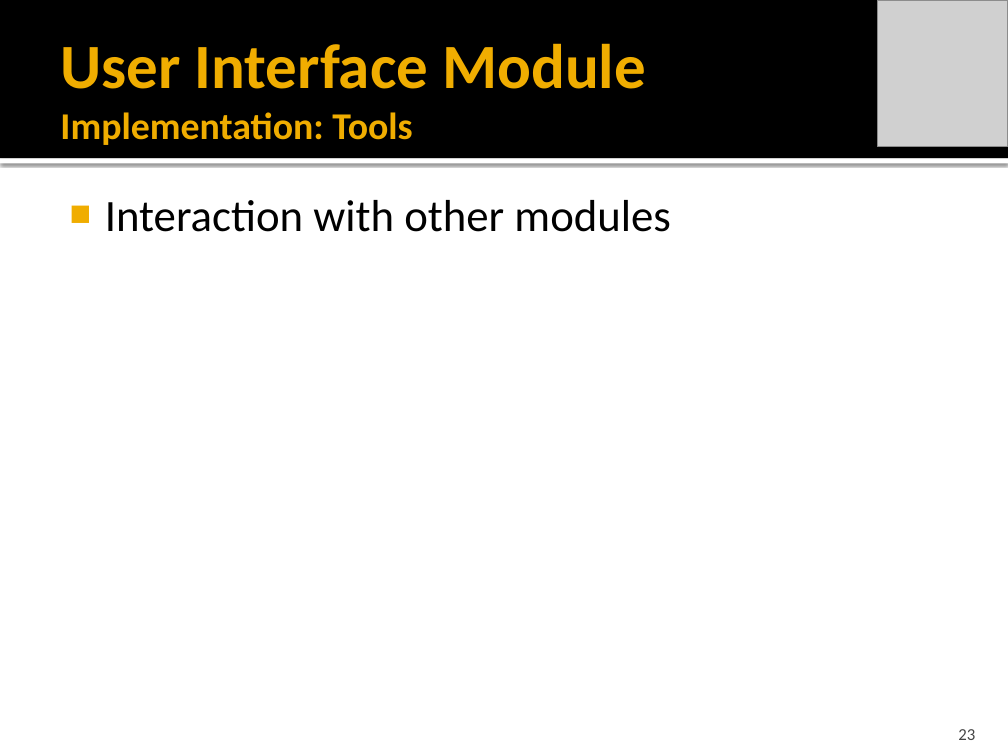
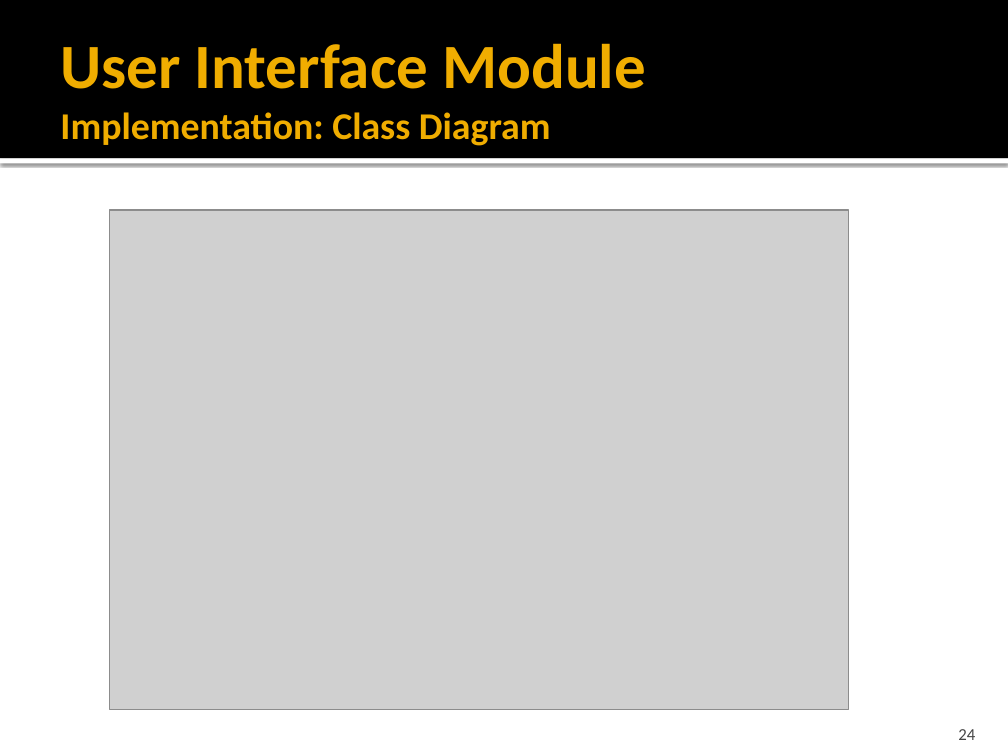
Before and after one commit to idxExtropy/duel-reality, a slide deck: slide 24 of Docs/DUEL REALITY .pptx (slide 23 before the commit). Drawn at 1008x756 pixels with LibreOffice and Linux fonts; fonts in the diff are those of the drawing; grey boxes stand for pictures. Boxes give left, top, right and bottom in pixels: in the first picture for what was removed or moved away, otherwise in the second. Text is boxed around its words. In the diff, an @@ line names an element or a change of style, - is before the commit and + after.

```diff
--- a/Docs/DUEL REALITY .pptx
+++ b/Docs/DUEL REALITY .pptx
@@ picture removed at (877, 0, 1008, 146) @@
@@ title at (60, 43, 646, 146): text changed @@
-User Interface Module
-Implementation: Tools
+User Interface Module
+Implementation: Class Diagram
@@ text removed at (105, 200, 671, 232) @@
-■ Interaction with other modules
@@ picture added at (109, 210, 848, 709) @@
@@ page number at (958, 729, 975, 740): text changed @@
-23
+24
```
Also in this commit, not shown: 5 other slides changed, 3 slides added, 4 slides removed, 16 other files.
